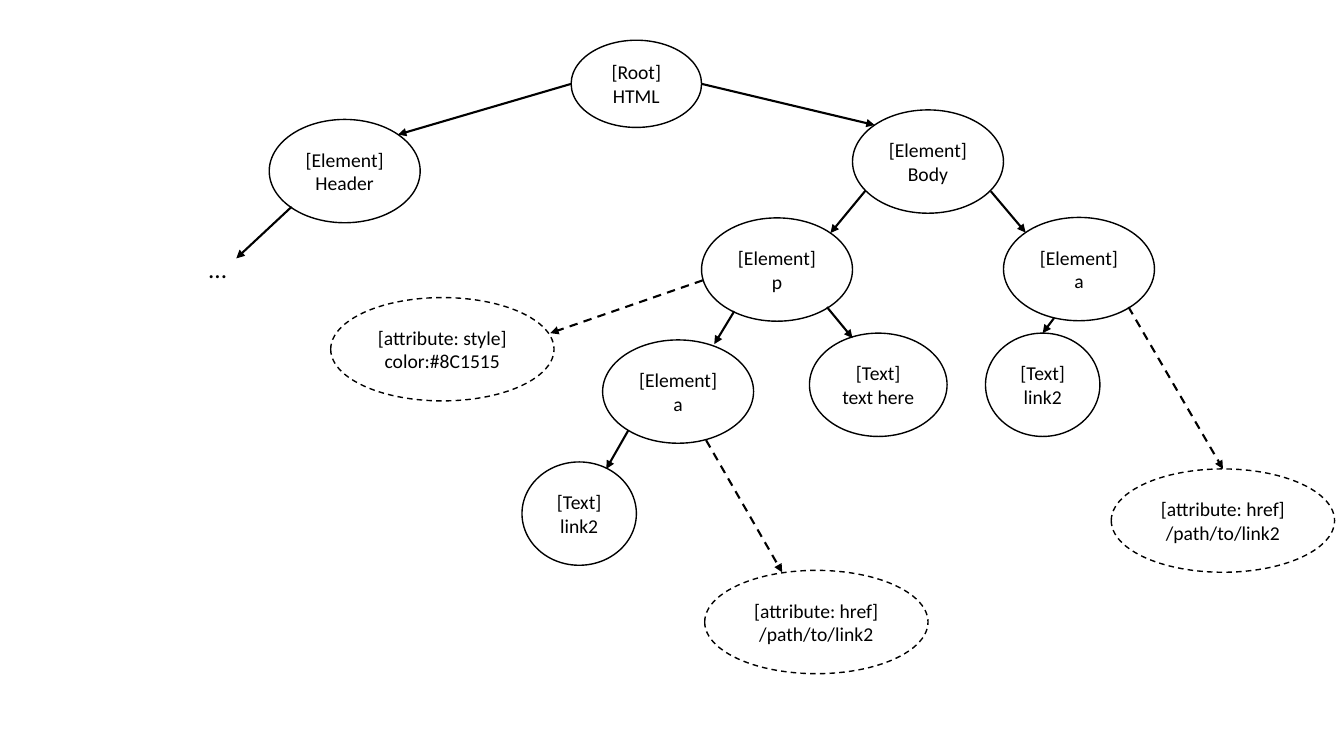
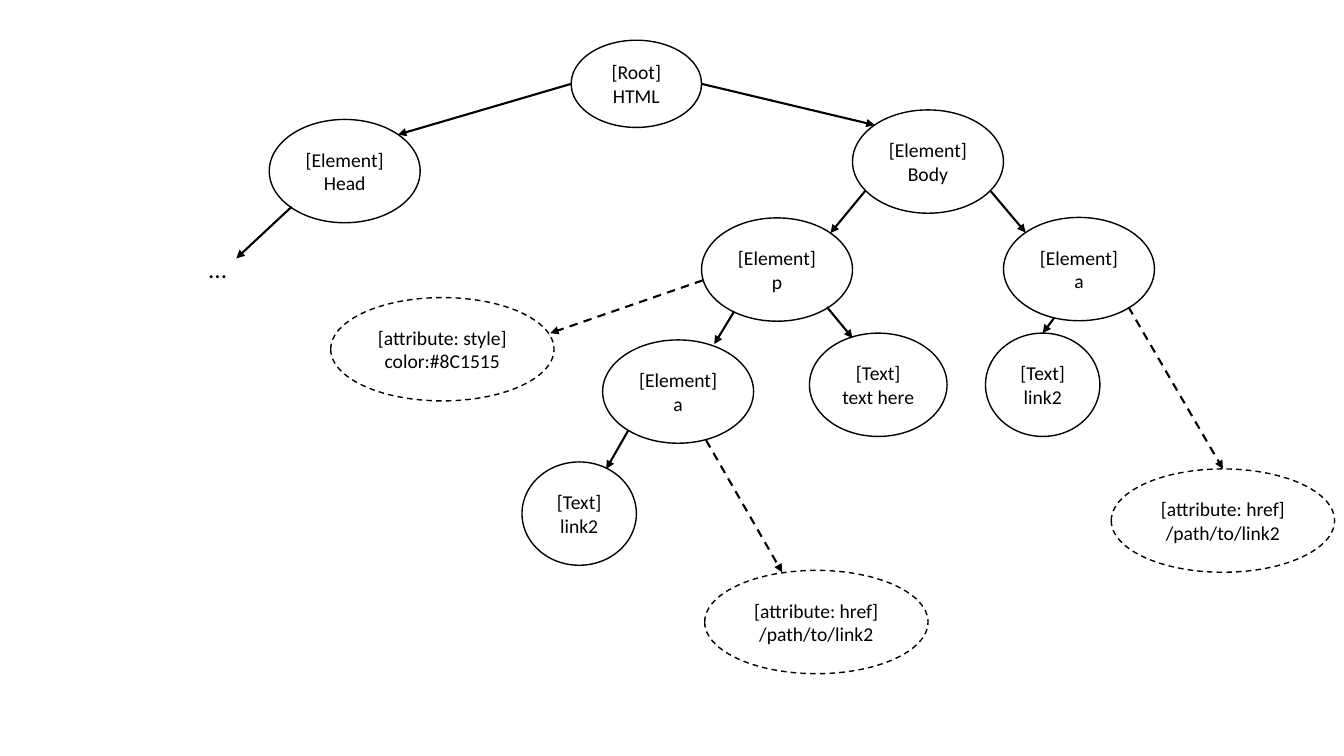
Before and after one commit to albert-chiu/econ-polisci-151-sec, a slide deck: slide 2 of rmd_files/w2/html_dom.pptx. Drawn at 1344x756 pixels with LibreOffice and Linux fonts; fonts in the diff are those of the drawing. Boxes give left, top, right and bottom in pixels: in the first picture for what was removed or moved away, otherwise in the second. Text is boxed around its words. In the diff, an @@ line names an element or a change of style, - is before the commit and + after.

```diff
--- a/rmd_files/w2/html_dom.pptx
+++ b/rmd_files/w2/html_dom.pptx
@@ text in ellipse at bbox=[324, 176, 366, 190]: text changed @@
-Header
+Head
```
Also in this commit, not shown: 5 other files.
